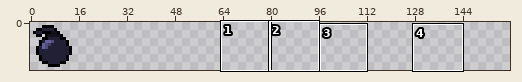
A sprite sheet gets an edit: res/com/retronova/res/objects/bomb.png. The picture above shows the old version from afar; the outline marks the close-up.
Close-up. Earlier state:
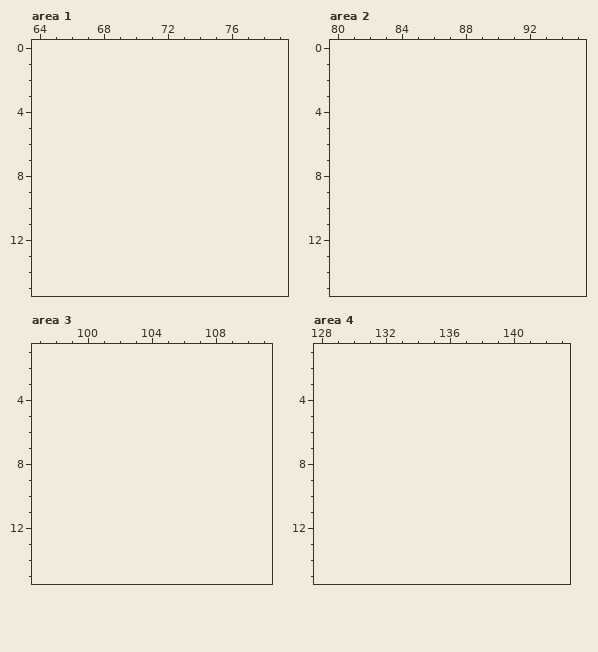
The file is 16x16 pixels. Colours within 5 levels of each other are drawn and written as one. Shown: area 1: x 64..79, y 0..15; area 2: x 80..95, y 0..15; area 3: x 97..111, y 1..15; area 4: x 128..143, y 1..15. The old version is drawn lined up with the new one, on the new canvas. The commit also changed other parts of the picture, which this record leaves out.
The result:
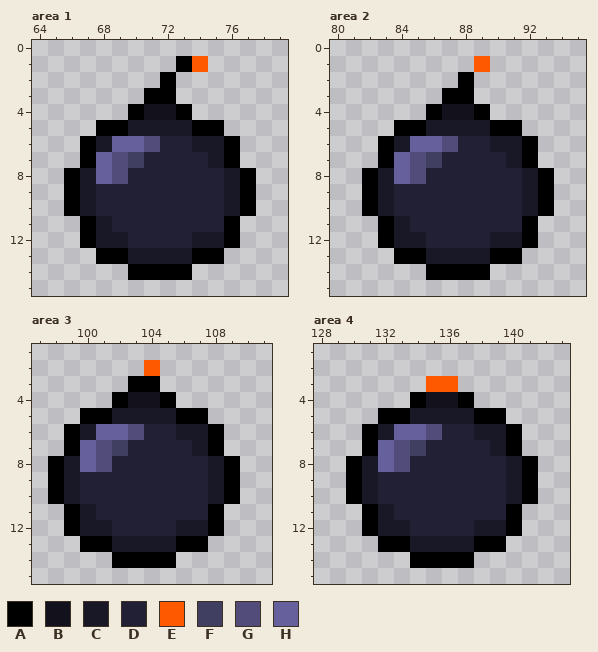
Palette (. is transparent): A #000000  B #12111c  C #191826  D #222034  E #ff5900  F #403e61  G #514c7a  H #66609c
What changed:
canvas 16x16 -> 160x16
--- area 1
@@ x 64..79 @@
  0 ................
- 1 ................
- 2 ................
- 3 ................
- 4 ................
- 5 ................
- 6 ................
- 7 ................
- 8 ................
- 9 ................
-10 ................
-11 ................
-12 ................
-13 ................
-14 ................
+ 1 .........AE.....
+ 2 ........A.......
+ 3 .......AA.......
+ 4 ......ABBA......
+ 5 ....AACCCCAA....
+ 6 ...ACHHGDDCCA...
+ 7 ...AHGFDDDDCA...
+ 8 ..ACHGDDDDDDCA..
+ 9 ..ACDDDDDDDDCA..
+10 ..ACDDDDDDDDCA..
+11 ...ACDDDDDDDA...
+12 ...ACCDDDDCCA...
+13 ....AACCCCAA....
+14 ......AAAA......
 15 ................
--- area 2
@@ x 80..95 @@
  0 ................
- 1 ................
- 2 ................
- 3 ................
- 4 ................
- 5 ................
- 6 ................
- 7 ................
- 8 ................
- 9 ................
-10 ................
-11 ................
-12 ................
-13 ................
-14 ................
+ 1 .........E......
+ 2 ........A.......
+ 3 .......AA.......
+ 4 ......ABBA......
+ 5 ....AACCCCAA....
+ 6 ...ACHHGDDCCA...
+ 7 ...AHGFDDDDCA...
+ 8 ..ACHGDDDDDDCA..
+ 9 ..ACDDDDDDDDCA..
+10 ..ACDDDDDDDDCA..
+11 ...ACDDDDDDDA...
+12 ...ACCDDDDCCA...
+13 ....AACCCCAA....
+14 ......AAAA......
 15 ................
--- area 3
@@ x 97..111 @@
  1 ...............
- 2 ...............
- 3 ...............
- 4 ...............
- 5 ...............
- 6 ...............
- 7 ...............
- 8 ...............
- 9 ...............
-10 ...............
-11 ...............
-12 ...............
-13 ...............
-14 ...............
+ 2 .......E.......
+ 3 ......AA.......
+ 4 .....ABBA......
+ 5 ...AACCCCAA....
+ 6 ..ACHHGDDCCA...
+ 7 ..AHGFDDDDCA...
+ 8 .ACHGDDDDDDCA..
+ 9 .ACDDDDDDDDCA..
+10 .ACDDDDDDDDCA..
+11 ..ACDDDDDDDA...
+12 ..ACCDDDDCCA...
+13 ...AACCCCAA....
+14 .....AAAA......
 15 ...............
--- area 4
@@ x 128..143 @@
  2 ................
- 3 ................
- 4 ................
- 5 ................
- 6 ................
- 7 ................
- 8 ................
- 9 ................
-10 ................
-11 ................
-12 ................
-13 ................
-14 ................
+ 3 .......EE.......
+ 4 ......ABBA......
+ 5 ....AACCCCAA....
+ 6 ...ACHHGDDCCA...
+ 7 ...AHGFDDDDCA...
+ 8 ..ACHGDDDDDDCA..
+ 9 ..ACDDDDDDDDCA..
+10 ..ACDDDDDDDDCA..
+11 ...ACDDDDDDDA...
+12 ...ACCDDDDCCA...
+13 ....AACCCCAA....
+14 ......AAAA......
 15 ................
